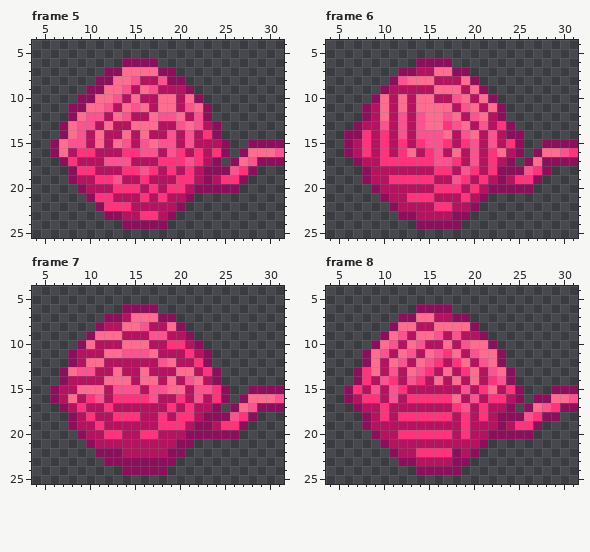
A pixel-art file gets an edit: Assets/Assety/PLAYER_wloczka/klebek/odwijanie_zawijanie/wloczka7_spin_anim.aseprite. Above, as it was before the edit.
32x32 pixels, 8 frames. Shown: frame 5: x 4..31, y 4..25; frame 6: x 4..31, y 4..25; frame 7: x 4..31, y 4..25; frame 8: x 4..31, y 4..25. The commit also changed other frames, which this record leaves out.
After the commit:
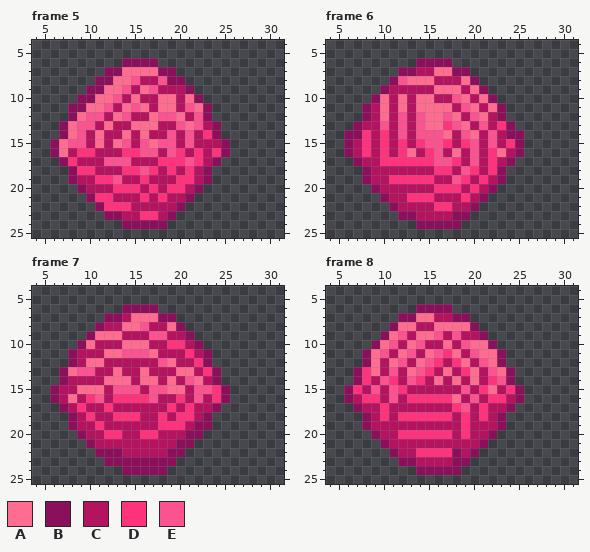
Palette (. is transparent): A #fe6c90  B #8b105c  C #b41360  D #ff327c  E #fa5390
Difference:
layer "ogonek" now hidden
--- frame 5
@@ x 21..31 @@
 14 ECDB.......
-15 ECCCB..BBBB
-16 CDCDB.BAAAE
-17 EDCB.BAEBBB
-18 DCBBBEDB...
-19 DCBCDDB....
-20 CBBBBB.....
+15 ECCCB......
+16 CDCDB......
+17 EDCB.......
+18 DCB........
+19 DCB........
+20 CB.........
 21 B..........
--- frame 6
@@ x 21..31 @@
 14 CECBB......
-15 CECDB..BBBB
-16 CDACB.BAAED
-17 CDCB.BABBBB
-18 CDBBBEDB...
-19 DCBCDDB....
-20 CBBBBB.....
+15 CECDB......
+16 CDACB......
+17 CDCB.......
+18 CDB........
+19 DCB........
+20 CB.........
 21 B..........
--- frame 7
@@ x 21..31 @@
 14 EACB.......
-15 CEEDB..BBBB
-16 CECDB.BAAAE
-17 DCCB.BAEBBB
-18 DCBBBEDB...
-19 CBBCDDB....
-20 BBBBBB.....
+15 CEEDB......
+16 CECDB......
+17 DCCB.......
+18 DCB........
+19 CBB........
+20 BB.........
 21 B..........
--- frame 8
@@ x 21..31 @@
 14 CDEB.......
-15 DACDB...BBB
-16 CDDCB.BBAAE
-17 DCCB.BAEDBB
-18 DCBBBEDBB..
-19 CCBCDDB....
-20 CBBBBB.....
+15 DACDB......
+16 CDDCB......
+17 DCCB.......
+18 DCB........
+19 CCB........
+20 CB.........
 21 B..........
Boxes around the changes in both pictures, in picture pixels (x1, y1, x2, y2):
erased: (203, 139, 284, 193)
erased: (497, 139, 578, 193)
erased: (203, 385, 284, 439)
erased: (497, 385, 578, 439)
